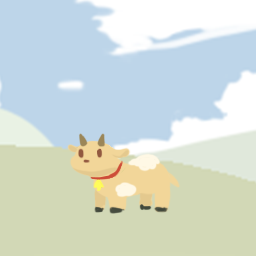
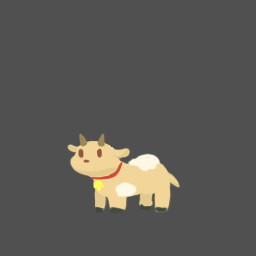
Layer changes from the first 256x256 image to the second:
hid group "11~20" (1st of 2, in "Wool_Head") (10 layers) over [left=28, top=26, right=208, bottom=203]
hid group "1~10" (1st of 2, in "Wool_Head") (10 layers) over [left=35, top=95, right=221, bottom=189]
hid group "11~20" (2nd of 2, in "Wool_Body") (10 layers) over [left=25, top=25, right=237, bottom=213]
hid group "1~10" (2nd of 2, in "Wool_Body") (10 layers) over [left=64, top=1, right=238, bottom=214]
hid "진짜배경" over [left=0, top=0, right=256, bottom=256]
